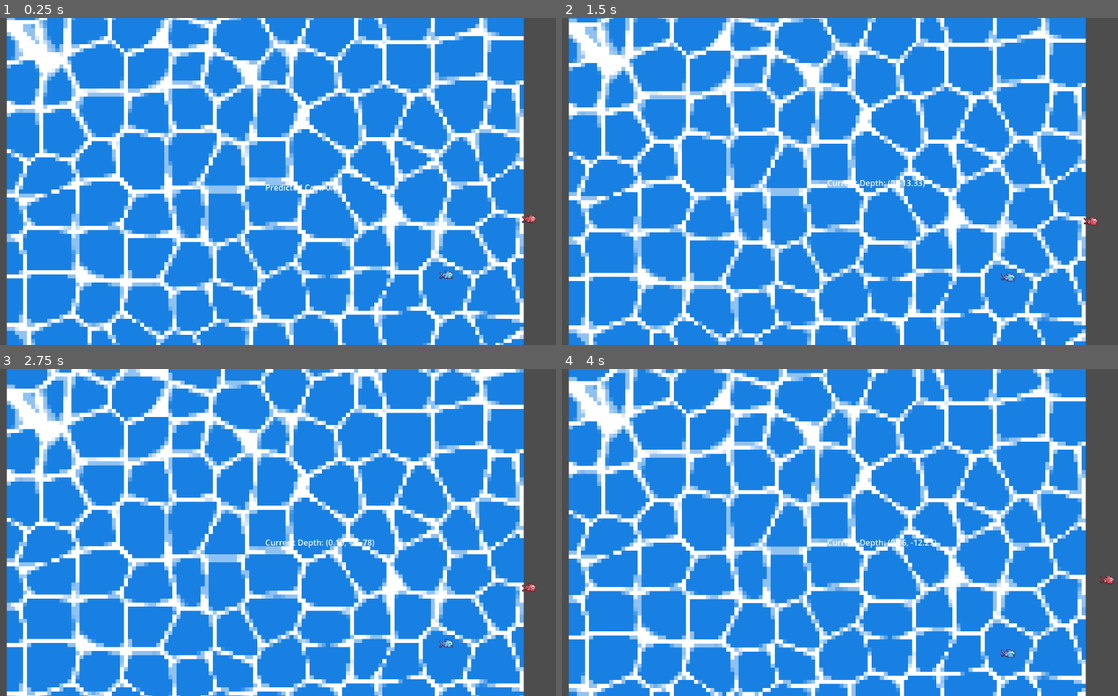
Above: before the commit, frames 1-4 (two rows, left to right).
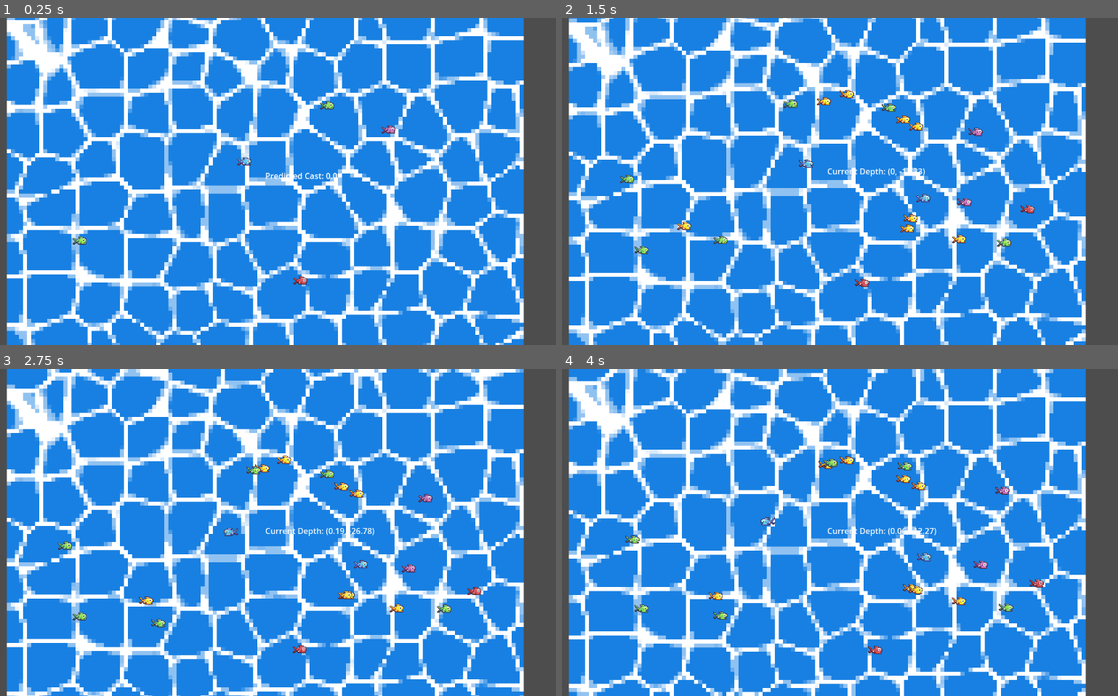
Above: after the commit, the same moments.

Repository: manspider-thatdev/fishing-game
Game: Godot game, scene res://scenes/main.tscn
Same seed, same stepped clock (60 frames per second), same inputs: the game is played once before the commit and once after it.
Inputs:
- Up to frame 1 (0.25 s): no input
- Up to frame 2 (1.5 s): hold D (right) 0.53-1.28 s; hold Space (space) 0.53-1.28 s; hold S (down) from 1.28 s (still down); tap K at 1.35 s
- Up to frame 3 (2.75 s): release S (down) at 2.03 s; hold D (right) from 2.03 s (still down); hold Space (space) from 2.03 s (still down)
- Up to frame 4 (4 s): release D (right) at 2.78 s; release Space (space) at 2.78 s; hold W (up) 2.78-3.53 s; tap K at 2.85 s; hold A (left) from 3.53 s (still down); hold Space (space) from 3.53 s (still down)

The runs differ from the first frame. In frame 1, 0.6% of the frame differs, in the area x 13-97%, y 25-82%; in frame 2, 1.4%; in frame 3, 1.4%, in the area x 10-97%, y 26-87%; in frame 4, 1.4%.

Commit message:
Merged branches
Added functionality for formerly experimental features

Diff:
--- a/assets/data/fish/green_fish_data.tres
+++ b/assets/data/fish/green_fish_data.tres
@@ -1,7 +1,7 @@
 [gd_resource type="Resource" script_class="FishData" load_steps=3 format=3 uid="uid://coxp52ggxwj3i"]
 
 [ext_resource type="Script" path="res://scripts/fish_data.gd" id="1_6166a"]
-[ext_resource type="Texture2D" uid="uid://cj08u2bep1s1y" path="res://assets/2d/fish/FishRed.png" id="2_kgaqi"]
+[ext_resource type="Texture2D" uid="uid://q51drfwm00fr" path="res://assets/2d/fish/FishGreen Sprite.png" id="2_hlljr"]
 
 [resource]
 script = ExtResource("1_6166a")
@@ -10,5 +10,5 @@
 time_until_move = 3.0
 move_speed = 40.0
 flee_wait = null
-texture2D = ExtResource("2_kgaqi")
+texture2D = ExtResource("2_hlljr")
 anim_frames = 2
--- a/scenes/bobber.tscn
+++ b/scenes/bobber.tscn
@@ -1,6 +1,7 @@
-[gd_scene load_steps=5 format=3 uid="uid://cjy642yatxidm"]
+[gd_scene load_steps=6 format=3 uid="uid://cjy642yatxidm"]
 
 [ext_resource type="Script" path="res://scripts/bobber.gd" id="1_4j1gh"]
+[ext_resource type="PackedScene" uid="uid://ciayav6ll3p1" path="res://scenes/experimental/qte_event.tscn" id="2_1lpvm"]
 
 [sub_resource type="CircleShape2D" id="CircleShape2D_ymqt8"]
 
@@ -48,11 +49,18 @@
 position_smoothing_enabled = true
 
 [node name="Label" type="Label" parent="."]
-offset_right = 40.0
-offset_bottom = 23.0
+anchors_preset = 2
+anchor_top = 1.0
+anchor_bottom = 1.0
+offset_top = -23.0
+offset_right = 143.0
+grow_vertical = 0
 text = "Predicted Cast: 0.0"
 
 [node name="Timer" type="Timer" parent="."]
 
+[node name="QteEvent" parent="." instance=ExtResource("2_1lpvm")]
+
 [connection signal="area_entered" from="." to="." method="_on_area_entered"]
 [connection signal="area_entered" from="FarBobber" to="." method="_on_bobber_range_area_entered"]
+[connection signal="end_qte" from="QteEvent" to="." method="_on_qte_event_end_qte"]
--- a/scenes/experimental/qte_event.tscn
+++ b/scenes/experimental/qte_event.tscn
@@ -6,13 +6,13 @@
 script = ExtResource("1_nahoe")
 
 [node name="Timer" type="Timer" parent="."]
+one_shot = true
 
-[node name="Labels" type="Node" parent="."]
+[node name="Labels" type="Node2D" parent="."]
 
 [node name="Inputs" type="Label" parent="Labels"]
 offset_right = 56.0
 offset_bottom = 23.0
-text = "←↑→↓"
 
 [node name="Time" type="Label" parent="Labels"]
 offset_top = 25.0
--- a/scenes/main.tscn
+++ b/scenes/main.tscn
@@ -17,5 +17,6 @@
 [node name="FishParent" type="Node" parent="."]
 script = ExtResource("2_wj0nw")
 FishDatas = Array[ExtResource("3_trnot")]([ExtResource("4_xpbyi"), ExtResource("5_uvikw"), ExtResource("6_ybffd"), ExtResource("7_42t70"), ExtResource("8_fer5s")])
+FISH_CAP = 20
 
 [node name="Ocean" parent="." instance=ExtResource("3_3r3hx")]
--- a/scripts/bobber.gd
+++ b/scripts/bobber.gd
@@ -12,6 +12,7 @@
 @onready var label: Label = $Label
 @onready var near_bobber: Area2D = $NearBobber
 @onready var far_bobber: Area2D = $FarBobber
+@onready var qte_event: Node2D = $QteEvent
 
 @export_group("Casting")
 @export var cast_speed := Vector2(25.0, 50.0)
@@ -137,5 +138,10 @@
 	area.attract(self)
 
 
-func _on_area_entered(_area: Area2D) -> void:
+func _on_area_entered(fish: Area2D) -> void:
 	state = State.CATCHING
+	qte_event.choose_inputs(fish.fish_data.qte_size)
+
+
+func _on_qte_event_end_qte(_is_success: bool) -> void:
+	pass # Replace with function body.
--- a/scripts/fish.gd
+++ b/scripts/fish.gd
@@ -21,6 +21,8 @@
 		if fish_state == FishStates.FLEE:
 			sprite.flip_h = !sprite.flip_h
 		return current_target.position
+var is_immortal: bool = false
+
 
 # Update the FishData class in fish_data.gd to add more parameters
 func set_values(start_position: Vector2, data: FishData):
@@ -33,22 +35,22 @@
 	sprite.texture = fish_data.texture2D
 	new_idle_target()
 	move_timer.start(fish_data.time_until_move)
-	if fish_data.is_immortal == false:
+	if is_immortal == false:
 		life_timer.start(fish_data.lifespan)
 
 # Called every frame. 'delta' is the elapsed time since the previous frame.
-func _process(delta: float) -> void:
+func _process(_delta: float) -> void:
 	match fish_state:
 		FishStates.HOOK:
 			anim_player.play("ROAM", -1, 4)
 		FishStates.ROAM:
-			if life_timer.time_left == 0 and !fish_data.is_immortal:
+			if life_timer.time_left == 0 and !is_immortal:
 				queue_free()
 			anim_player.play("ROAM")
 		FishStates.SEEK:
 			anim_player.play("ROAM", -1, 1.25)
 		FishStates.FLEE:
-			if life_timer.time_left == 0 and !fish_data.is_immortal:
+			if life_timer.time_left == 0 and !is_immortal:
 				queue_free()
 			anim_player.play("ROAM", -1, 2)
 
@@ -86,7 +88,7 @@
 
 
 func _on_lifespan_timeout() -> void:
-	if fish_data.is_immortal:
+	if is_immortal:
 		life_timer.start(fish_data.lifespan)
 	elif fish_state != FishStates.SEEK and fish_state != FishStates.HOOK:
 		queue_free()
@@ -105,6 +107,7 @@
 # Bobber Interactions
 func _on_catch() -> void: # When entering nearest bobber range and biting
 	fish_state = FishStates.HOOK
+	is_immortal = true
 
 
 func _on_bobber_move(bobber: Node2D, isScared: bool) -> void: # Check for Interest or Startle
--- a/scripts/fish_data.gd
+++ b/scripts/fish_data.gd
@@ -1,10 +1,10 @@
 extends Resource
 class_name FishData
 
-@export var is_immortal: bool = false
 @export var lifespan: float = 60.0
 @export var time_until_move: float = 3.0
 @export var move_speed: float = 40.0
 @export var flee_wait: float = time_until_move
 @export var texture2D: Texture2D = preload("res://assets/2d/fish/FishRed.png")
 @export var anim_frames: int = 2
+@export var qte_size: int = 4
--- a/scripts/fish_parent.gd
+++ b/scripts/fish_parent.gd
@@ -11,9 +11,11 @@
 @export var FISH_CAP = 5
 @export var TIME_BETWEEN_CHECKS = 0.05
 
+
 # Called when the node enters the scene tree for the first time.
 func _ready() -> void:
 	rng.randomize()
+
 
 # Called every frame. 'delta' is the elapsed time since the previous frame.
 func _process(delta: float) -> void:
@@ -23,9 +25,10 @@
 		if(get_child_count() < FISH_CAP):
 			spawn_fish()
 
+
 # Spawns a fish at a random location.
 func spawn_fish():
 	var new_fish = fish_scene.instantiate()
-	var pos := Vector2(rng.randf_range(0, screensize.x), rng.randf_range(0, screensize.y))
+	var pos := Vector2(rng.randf_range(-screensize.x, screensize.x), rng.randf_range(-screensize.y, screensize.y)) * 0.5
 	new_fish.set_values(pos, FishDatas.pick_random())
 	add_child(new_fish)
--- a/scripts/qte_event.gd
+++ b/scripts/qte_event.gd
@@ -17,10 +17,16 @@
 @export var time: float = 5.0
 @export var fail_value: float = 2.0 # TEMP, smth for the struggle-meter?
 
-func choose_inputs() -> void:
-	chosen_dirs.resize(input_num)
-	for n in input_num:
+
+func choose_inputs(qte_length: int) -> void:
+	rng.randomize()
+	chosen_dirs.resize(qte_length)
+	for n in qte_length:
 		chosen_dirs[n] = rng.randi_range(0, 3) # see above enum
+	timer.start(time)
+	input_label.show()
+	time_label.show()
+
 
 func make_display_text() -> String:
 	var retstr: String = ""
@@ -29,24 +35,23 @@
 		retstr += " "
 	return retstr
 
+
 func player_fail() -> void:
 	# idk pause the timer, restart the qte, etc.
 	# smth with a struggle meter?
 	pass
 
-# Called when the node enters the scene tree for the first time.
-func _ready() -> void:
-	rng.randomize()
-	choose_inputs()
-	timer.one_shot = true
-	timer.start(time)
 
 # Called every frame. 'delta' is the elapsed time since the previous frame.
-func _process(delta: float) -> void:
+func _process(_delta: float) -> void:
+	if timer.time_left == 0:
+		return
+
 	if chosen_dirs.size() == 0:
+		timer.stop()
+		input_label.hide()
+		time_label.hide()
 		end_qte.emit(true)
-		queue_free()
-		print("QTE WIN!!!")
 		return
 
 	input_label.text = make_display_text()
@@ -69,6 +74,7 @@
 				chosen_dirs.pop_front()
 			else: player_fail()
 
+
 func _on_timer_timeout() -> void:
 	end_qte.emit(false)
 	queue_free()
